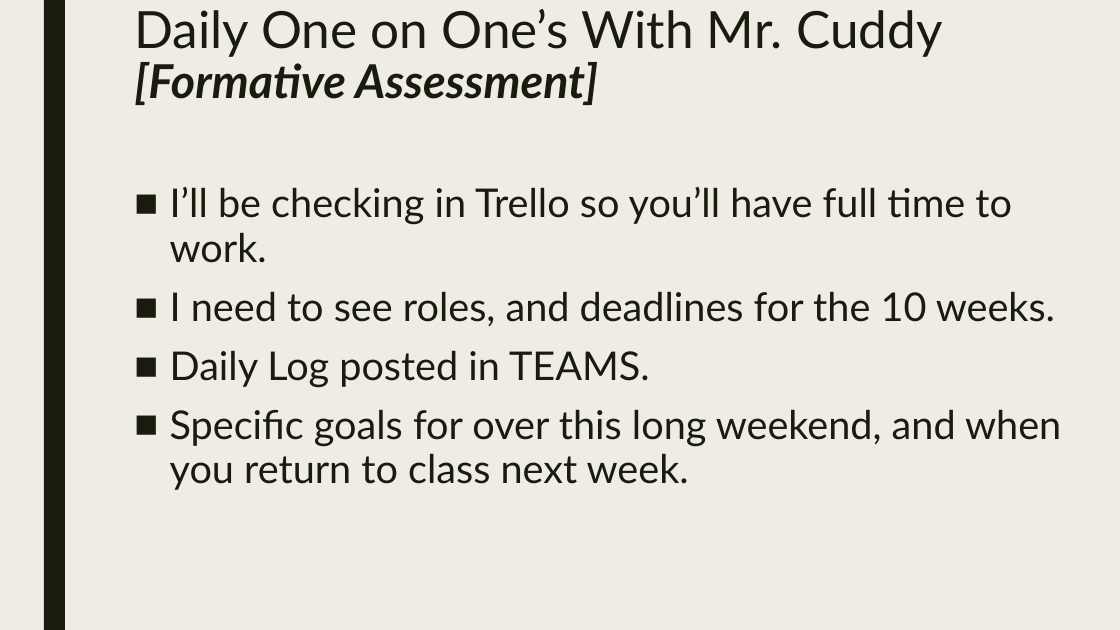
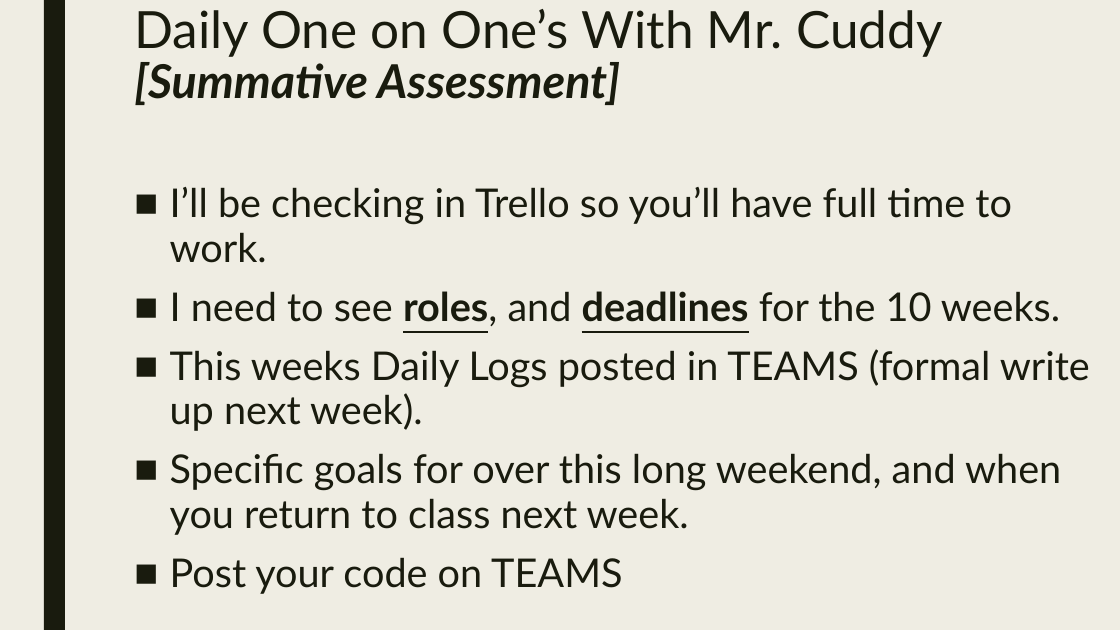
Before and after one commit to codecuddy/math_analysis, a slide deck: slide 8 of 2nd Semester/MathAnalysis_Day_053 Work Day Project (Day 3).pptx. Drawn at 1120x630 pixels with LibreOffice and Linux fonts; fonts in the diff are those of the drawing. Boxes give left, top, right and bottom in pixels: in the first picture for what was removed or moved away, otherwise in the second. Text is boxed around its words. In the diff, an @@ line names an element or a change of style, - is before the commit and + after.

```diff
--- a/2nd Semester/MathAnalysis_Day_053 Work Day Project (Day 3).pptx
+++ b/2nd Semester/MathAnalysis_Day_053 Work Day Project (Day 3).pptx
@@ title at box(134, 9, 942, 105): text changed @@
-Daily One on One’s With Mr. Cuddy
-[Formative Assessment]
+Daily One on One’s With Mr. Cuddy
+[Summative Assessment]
@@ text at box(170, 291, 1060, 326): bold on, underline on in "roles, deadlines" @@
@@ text at box(170, 349, 1090, 431): text changed @@
-■ Daily Log posted in TEAMS.
+■ This weeks Daily Logs posted in TEAMS (formal write up next week).
@@ text at box(170, 557, 622, 594): paragraph added @@
+■ Post your code on TEAMS
```
Also in this commit, not shown: 1 other file.
